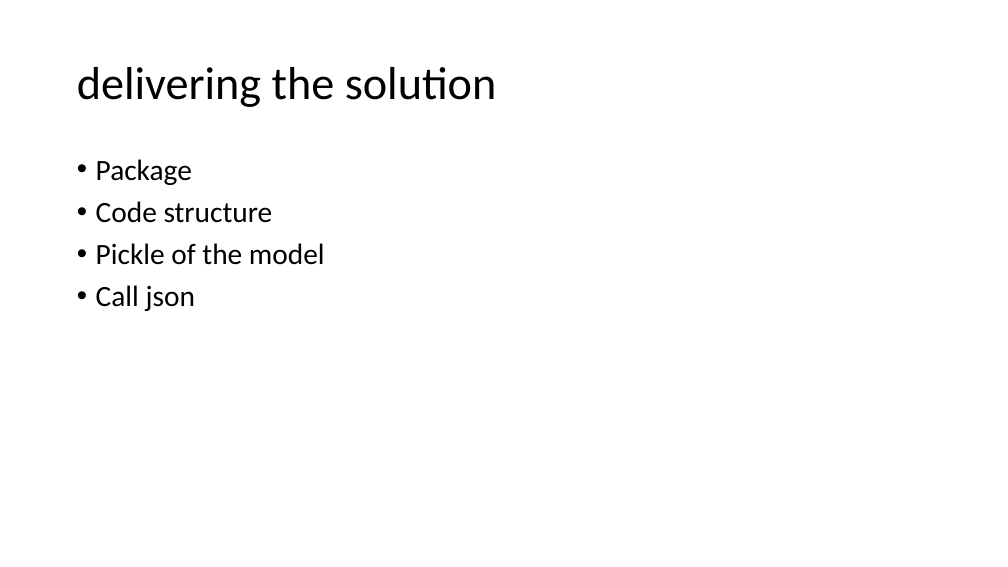
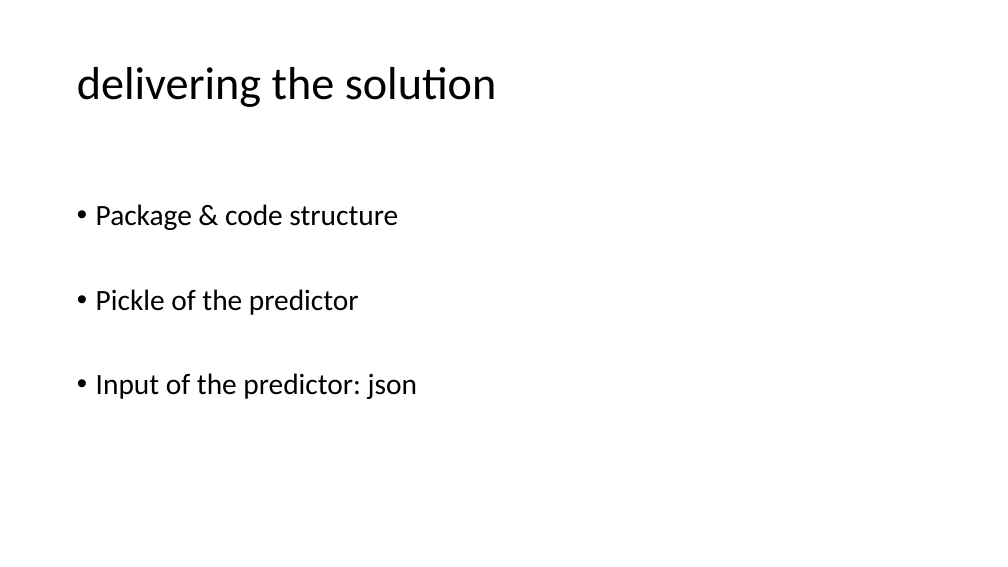
Before and after one commit to theochavannes/home-insurance, a slide deck: slide 13 of Home Insurance dataset case study.pptx (slide 17 before the commit). Drawn at 1008x567 pixels with LibreOffice and Linux fonts; fonts in the diff are those of the drawing. Boxes give left, top, right and bottom in pixels: in the first picture for what was removed or moved away, otherwise in the second. Text is boxed around its words. In the diff, an @@ line names an element or a change of style, - is before the commit and + after.

```diff
--- a/Home Insurance dataset case study.pptx
+++ b/Home Insurance dataset case study.pptx
@@ text at (x1=96, y1=204, x2=417, y2=399): text changed @@
-• Package
-• Code structure
-• Pickle of the model
-• Call json
+• Package & code structure
+• Pickle of the predictor
+• Input of the predictor: json
```
Also in this commit, not shown: 6 other slides changed, 2 slides added, 6 slides removed.
